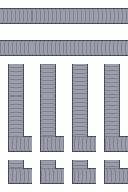
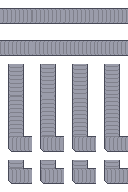
Revision of a layered 128x192 image; what changed, layer by layer:
painted on "Right-up" over [8, 149, 107, 152]
painted on "Up-right" over [8, 181, 107, 184]
